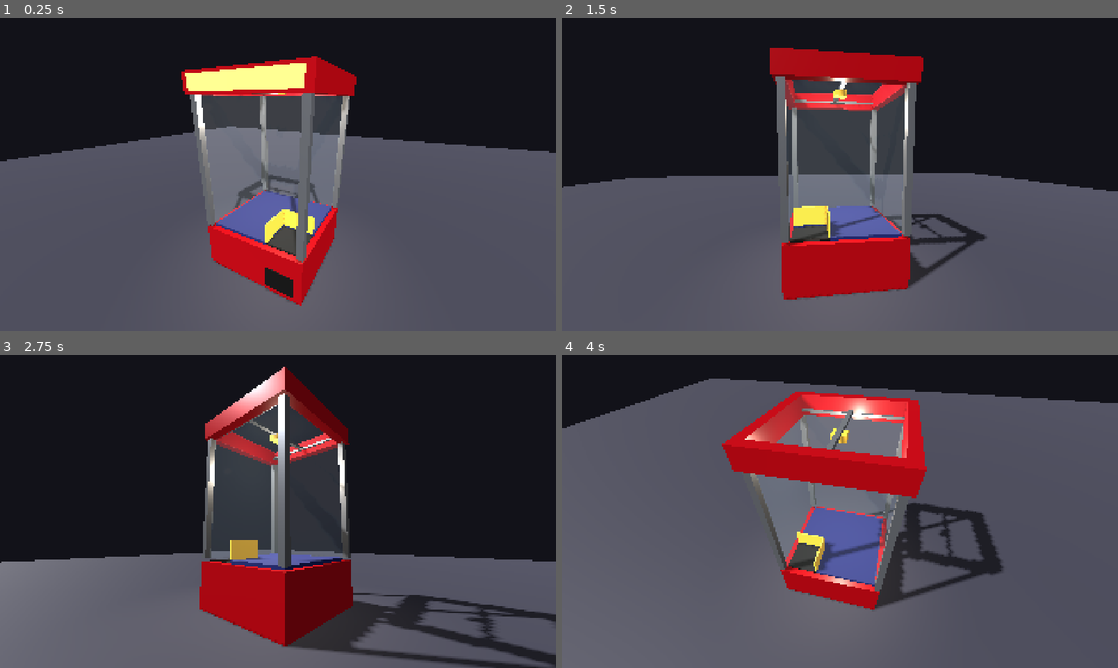
Above: before the commit, frames 1-4 (two rows, left to right).
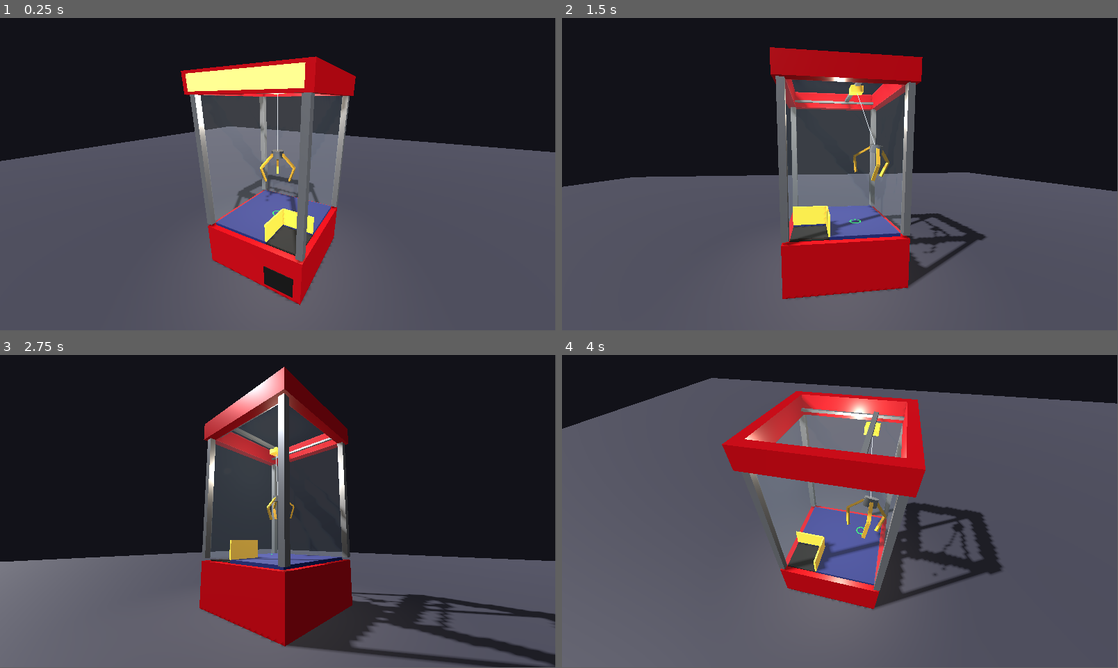
Above: after the commit, the same moments.

Repository: jdwarr3n/comp460-example-game
Game: Godot game, scene res://main.tscn
The game is run twice, just before and just after one commit, with the same random seed, the same clock (stepped at 60 frames per second) and the same inputs.
Inputs (mouse positions are in pixels of both pictures, inside the frame that each line leads up to):
- Up to frame 1 (0.25 s): no input
- Up to frame 2 (1.5 s): tap Enter at 0.5 s; move the mouse to (962, 158) at 0.52 s; hold Right 0.53-1.28 s; tap R at 0.6, 1.35 s; click (962, 158) at 0.67 s; tap Space at 0.77 s; move the mouse to (728, 190) at 1.27 s; hold Down from 1.28 s (still down); click (728, 190) at 1.42 s
- Up to frame 3 (2.75 s): tap Space at 1.52 s; move the mouse to (333, 442) at 2.02 s; release Down at 2.03 s; hold Right from 2.03 s (still down); tap R at 2.1 s; click (333, 442) at 2.17 s
- Up to frame 4 (4 s): move the mouse to (812, 574) at 2.77 s; release Right at 2.78 s; hold Up 2.78-3.53 s; tap R at 2.85, 3.6 s; click (812, 574) at 2.92 s; tap Space at 3.02, 3.77 s; move the mouse to (1006, 558) at 3.52 s; hold Left from 3.53 s (still down); click (1006, 558) at 3.67 s
In our replay, the window is 800x450 before the commit and 799x449 after it. These sizes can differ from the game's own. Grey fills any space a smaller window leaves; there, only what the larger window draws over its background counts as a difference.

The runs differ from the first frame. In frame 1, 1.3% of the frame differs, in the area x 0-100%, y 0-92%; in frame 2, 2.1%; in frame 3, 2.3%, in the area x 0-100%, y 3-100%; in frame 4, 2.0%.

Commit message:
Claw 460: Phase 2a, claw hanging in the cabinet with mouse aim and sway
The mouse points at the cabinet floor, the carriage chases that point, and
the claw swings on the cable. Aim changes only when the mouse moves. Removes
display scaling so mouse and camera coordinates agree. Adds a landing ring.

Co-Authored-By: Claude Opus 5.5 <noreply@anthropic.com>

Diff:
--- /dev/null
+++ b/claw/claw.gd
@@ -0,0 +1,111 @@
+extends Node3D
+# The claw in the cabinet. The mouse points at the cabinet floor, and the carriage and
+# gantry chase that point at a limited speed. The claw hangs from the carriage on a cable,
+# so it sways when the carriage moves.
+#
+# The cable only pulls: this script stops the Hub from moving farther from the carriage than
+# the cable's length, in any direction.
+
+@export_group("Carriage")
+@export var carriage_speed := 1.2 ## Top speed of the carriage, in meters per second.
+@export var travel_limit := 0.42 ## How far the carriage can go from the center.
+
+@export_group("Cable")
+@export var cable_length := 1.0 ## Distance from the carriage to the claw.
+@export_range(0.05, 1.0) var cable_stiffness := 0.2 ## How firmly the cable corrects stretch.
+
+@export_group("Sway")
+@export var tilt_follow := 6.0 ## How quickly the claw tilts to line up with the cable.
+
+const OPEN_STRENGTH := 5.0
+const OPEN_SPEED := 1.5
+
+var target := Vector3.ZERO ## Where the carriage is heading.
+var mouse_aim := true
+
+@onready var carriage: Node3D = get_node("../Cabinet/Carriage")
+@onready var gantry: Node3D = get_node("../Cabinet/Gantry")
+@onready var camera: Camera3D = get_node("../Camera")
+@onready var hub: RigidBody3D = $Hub
+@onready var cable: MeshInstance3D = $Cable
+@onready var marker: MeshInstance3D = $Marker
+@onready var hinges: Array[HingeJoint3D] = [$HingeA, $HingeB, $HingeC]
+
+var _cable_mesh := ImmediateMesh.new()
+var _floor := Plane(Vector3.UP, 0.0)
+
+
+func _ready() -> void:
+	cable.mesh = _cable_mesh
+	target = carriage.global_position
+	for hinge in hinges:
+		hinge.set_flag(HingeJoint3D.FLAG_ENABLE_MOTOR, true)
+		hinge.set_param(HingeJoint3D.PARAM_MOTOR_TARGET_VELOCITY, -OPEN_SPEED)
+		hinge.set_param(HingeJoint3D.PARAM_MOTOR_MAX_IMPULSE, OPEN_STRENGTH)
+
+
+func _unhandled_input(event: InputEvent) -> void:
+	# Aim changes only when the mouse moves, so orbiting the camera leaves the claw alone.
+	if mouse_aim and event is InputEventMouseMotion:
+		_aim_at(event.position)
+
+
+func _physics_process(delta: float) -> void:
+	var before := carriage.global_position
+	_move_carriage(delta)
+	var carriage_velocity := (carriage.global_position - before) / delta
+	_apply_cable(carriage_velocity, delta)
+	_tilt_claw()
+
+
+func _process(_delta: float) -> void:
+	_draw_cable()
+	var landing := carriage.global_position
+	marker.global_position = Vector3(landing.x, 0.012, landing.z)
+
+
+func _aim_at(screen_point: Vector2) -> void:
+	var origin := camera.project_ray_origin(screen_point)
+	var direction := camera.project_ray_normal(screen_point)
+	var hit: Variant = _floor.intersects_ray(origin, direction)
+	if hit != null:
+		target = hit
+
+
+func _move_carriage(delta: float) -> void:
+	var goal := Vector3(
+		clampf(target.x, -travel_limit, travel_limit),
+		carriage.global_position.y,
+		clampf(target.z, -travel_limit, travel_limit)
+	)
+	var position_now := carriage.global_position
+	carriage.global_position = position_now.move_toward(goal, carriage_speed * delta)
+	gantry.global_position.z = carriage.global_position.z
+
+
+func _apply_cable(carriage_velocity: Vector3, delta: float) -> void:
+	var offset := hub.global_position - carriage.global_position
+	var distance := offset.length()
+	if distance <= cable_length:
+		return
+	var along_cable := offset / distance
+	var stretch := distance - cable_length
+	var speed_away := (hub.linear_velocity - carriage_velocity).dot(along_cable)
+	var allowed := -cable_stiffness * stretch / delta
+	if speed_away > allowed:
+		hub.linear_velocity -= along_cable * (speed_away - allowed)
+
+
+func _tilt_claw() -> void:
+	# Turns the claw so its top points back up the cable.
+	var up_cable := (carriage.global_position - hub.global_position).normalized()
+	var turn := hub.global_basis.y.cross(up_cable)
+	hub.angular_velocity = turn * tilt_follow
+
+
+func _draw_cable() -> void:
+	_cable_mesh.clear_surfaces()
+	_cable_mesh.surface_begin(Mesh.PRIMITIVE_LINES)
+	_cable_mesh.surface_add_vertex(carriage.global_position)
+	_cable_mesh.surface_add_vertex(hub.global_position)
+	_cable_mesh.surface_end()
--- /dev/null
+++ b/claw/claw.tscn
@@ -0,0 +1,168 @@
+[gd_scene format=3]
+
+[ext_resource type="Script" path="res://claw/claw.gd" id="script"]
+
+[sub_resource type="StandardMaterial3D" id="metal_material"]
+albedo_color = Color(0.78, 0.8, 0.85, 1)
+metallic = 0.9
+roughness = 0.3
+
+[sub_resource type="StandardMaterial3D" id="finger_material"]
+albedo_color = Color(0.95, 0.72, 0.2, 1)
+metallic = 0.6
+roughness = 0.35
+
+[sub_resource type="StandardMaterial3D" id="cable_material"]
+shading_mode = 0
+albedo_color = Color(0.85, 0.87, 0.9, 1)
+
+[sub_resource type="StandardMaterial3D" id="marker_material"]
+shading_mode = 0
+albedo_color = Color(0.2, 1, 0.45, 1)
+
+[sub_resource type="TorusMesh" id="marker_mesh"]
+material = SubResource("marker_material")
+inner_radius = 0.075
+outer_radius = 0.1
+rings = 32
+ring_segments = 8
+
+[sub_resource type="CylinderMesh" id="hub_mesh"]
+material = SubResource("metal_material")
+top_radius = 0.1
+bottom_radius = 0.1
+height = 0.12
+
+[sub_resource type="CylinderShape3D" id="hub_shape"]
+radius = 0.1
+height = 0.12
+
+[sub_resource type="BoxMesh" id="upper_mesh"]
+material = SubResource("finger_material")
+size = Vector3(0.03, 0.311, 0.05)
+
+[sub_resource type="BoxShape3D" id="upper_shape"]
+size = Vector3(0.03, 0.311, 0.05)
+
+[sub_resource type="BoxMesh" id="lower_mesh"]
+material = SubResource("finger_material")
+size = Vector3(0.03, 0.26, 0.05)
+
+[sub_resource type="BoxShape3D" id="lower_shape"]
+size = Vector3(0.03, 0.26, 0.05)
+
+[sub_resource type="PhysicsMaterial" id="finger_physics"]
+friction = 0.9
+bounce = 0.0
+
+[node name="Claw" type="Node3D"]
+script = ExtResource("script")
+
+[node name="Cable" type="MeshInstance3D" parent="."]
+material_override = SubResource("cable_material")
+
+[node name="Marker" type="MeshInstance3D" parent="."]
+transform = Transform3D(1, 0, 0, 0, 0.1, 0, 0, 0, 1, 0, 0.012, 0)
+mesh = SubResource("marker_mesh")
+
+[node name="Hub" type="RigidBody3D" parent="."]
+transform = Transform3D(1, 0, 0, 0, 1, 0, 0, 0, 1, 0, 1.17, 0)
+mass = 0.5
+linear_damp = 0.15
+can_sleep = false
+
+[node name="Mesh" type="MeshInstance3D" parent="Hub"]
+mesh = SubResource("hub_mesh")
+
+[node name="Collision" type="CollisionShape3D" parent="Hub"]
+shape = SubResource("hub_shape")
+
+[node name="FingerA" type="RigidBody3D" parent="."]
+transform = Transform3D(1.0, 0, 0.0, 0, 1, 0, -0.0, 0, 1.0, 0.08, 1.17, -0.0)
+mass = 0.05
+physics_material_override = SubResource("finger_physics")
+can_sleep = false
+
+[node name="UpperMesh" type="MeshInstance3D" parent="FingerA"]
+transform = Transform3D(0.707, -0.707, 0, 0.707, 0.707, 0, 0, 0, 1, 0.11, -0.11, 0)
+mesh = SubResource("upper_mesh")
+
+[node name="UpperCollision" type="CollisionShape3D" parent="FingerA"]
+transform = Transform3D(0.707, -0.707, 0, 0.707, 0.707, 0, 0, 0, 1, 0.11, -0.11, 0)
+shape = SubResource("upper_shape")
+
+[node name="LowerMesh" type="MeshInstance3D" parent="FingerA"]
+transform = Transform3D(0.9231, 0.3846, 0, -0.3846, 0.9231, 0, 0, 0, 1, 0.17, -0.34, 0)
+mesh = SubResource("lower_mesh")
+
+[node name="LowerCollision" type="CollisionShape3D" parent="FingerA"]
+transform = Transform3D(0.9231, 0.3846, 0, -0.3846, 0.9231, 0, 0, 0, 1, 0.17, -0.34, 0)
+shape = SubResource("lower_shape")
+
+[node name="HingeA" type="HingeJoint3D" parent="."]
+transform = Transform3D(1.0, 0, 0.0, 0, 1, 0, -0.0, 0, 1.0, 0.08, 1.17, -0.0)
+node_a = NodePath("../Hub")
+node_b = NodePath("../FingerA")
+angular_limit/enable = true
+angular_limit/upper = 1.05
+angular_limit/lower = 0.0
+
+[node name="FingerB" type="RigidBody3D" parent="."]
+transform = Transform3D(-0.5, 0, 0.866, 0, 1, 0, -0.866, 0, -0.5, -0.04, 1.17, -0.0693)
+mass = 0.05
+physics_material_override = SubResource("finger_physics")
+can_sleep = false
+
+[node name="UpperMesh" type="MeshInstance3D" parent="FingerB"]
+transform = Transform3D(0.707, -0.707, 0, 0.707, 0.707, 0, 0, 0, 1, 0.11, -0.11, 0)
+mesh = SubResource("upper_mesh")
+
+[node name="UpperCollision" type="CollisionShape3D" parent="FingerB"]
+transform = Transform3D(0.707, -0.707, 0, 0.707, 0.707, 0, 0, 0, 1, 0.11, -0.11, 0)
+shape = SubResource("upper_shape")
+
+[node name="LowerMesh" type="MeshInstance3D" parent="FingerB"]
+transform = Transform3D(0.9231, 0.3846, 0, -0.3846, 0.9231, 0, 0, 0, 1, 0.17, -0.34, 0)
+mesh = SubResource("lower_mesh")
+
+[node name="LowerCollision" type="CollisionShape3D" parent="FingerB"]
+transform = Transform3D(0.9231, 0.3846, 0, -0.3846, 0.9231, 0, 0, 0, 1, 0.17, -0.34, 0)
+shape = SubResource("lower_shape")
+
+[node name="HingeB" type="HingeJoint3D" parent="."]
+transform = Transform3D(-0.5, 0, 0.866, 0, 1, 0, -0.866, 0, -0.5, -0.04, 1.17, -0.0693)
+node_a = NodePath("../Hub")
+node_b = NodePath("../FingerB")
+angular_limit/enable = true
+angular_limit/upper = 1.05
+angular_limit/lower = 0.0
+
+[node name="FingerC" type="RigidBody3D" parent="."]
+transform = Transform3D(-0.5, 0, -0.866, 0, 1, 0, 0.866, 0, -0.5, -0.04, 1.17, 0.0693)
+mass = 0.05
+physics_material_override = SubResource("finger_physics")
+can_sleep = false
+
+[node name="UpperMesh" type="MeshInstance3D" parent="FingerC"]
+transform = Transform3D(0.707, -0.707, 0, 0.707, 0.707, 0, 0, 0, 1, 0.11, -0.11, 0)
+mesh = SubResource("upper_mesh")
+
+[node name="UpperCollision" type="CollisionShape3D" parent="FingerC"]
+transform = Transform3D(0.707, -0.707, 0, 0.707, 0.707, 0, 0, 0, 1, 0.11, -0.11, 0)
+shape = SubResource("upper_shape")
+
+[node name="LowerMesh" type="MeshInstance3D" parent="FingerC"]
+transform = Transform3D(0.9231, 0.3846, 0, -0.3846, 0.9231, 0, 0, 0, 1, 0.17, -0.34, 0)
+mesh = SubResource("lower_mesh")
+
+[node name="LowerCollision" type="CollisionShape3D" parent="FingerC"]
+transform = Transform3D(0.9231, 0.3846, 0, -0.3846, 0.9231, 0, 0, 0, 1, 0.17, -0.34, 0)
+shape = SubResource("lower_shape")
+
+[node name="HingeC" type="HingeJoint3D" parent="."]
+transform = Transform3D(-0.5, 0, -0.866, 0, 1, 0, 0.866, 0, -0.5, -0.04, 1.17, 0.0693)
+node_a = NodePath("../Hub")
+node_b = NodePath("../FingerC")
+angular_limit/enable = true
+angular_limit/upper = 1.05
+angular_limit/lower = 0.0
--- a/main.tscn
+++ b/main.tscn
@@ -1,6 +1,7 @@
 [gd_scene format=3]
 
 [ext_resource type="PackedScene" path="res://cabinet/cabinet.tscn" id="cabinet"]
+[ext_resource type="PackedScene" path="res://claw/claw.tscn" id="claw"]
 [ext_resource type="Script" path="res://camera/orbit_camera.gd" id="camera"]
 
 [sub_resource type="Environment" id="env"]
@@ -43,3 +44,5 @@
 
 [node name="Camera" type="Camera3D" parent="."]
 script = ExtResource("camera")
+
+[node name="Claw" parent="." instance=ExtResource("claw")]
--- a/project.godot
+++ b/project.godot
@@ -19,7 +19,6 @@
 window/size/viewport_width=1920
 window/size/viewport_height=1080
 window/size/mode=2
-window/stretch/mode="canvas_items"
 
 [physics]
 
Not shown, added: claw/claw.gd.uid
Not shown, changed: notes/claw-design.md
Not shown, changed: notes/claw-plan.md
